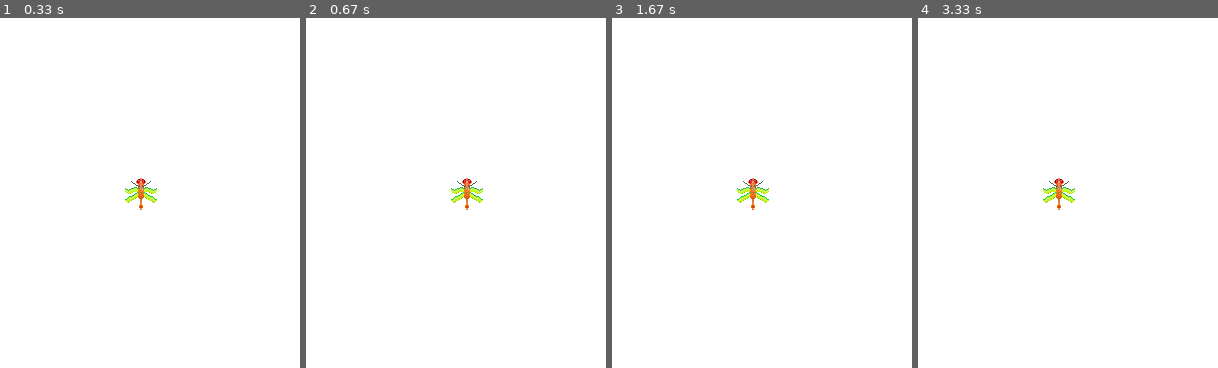
Above: before the commit, frames 1-4 (left to right).
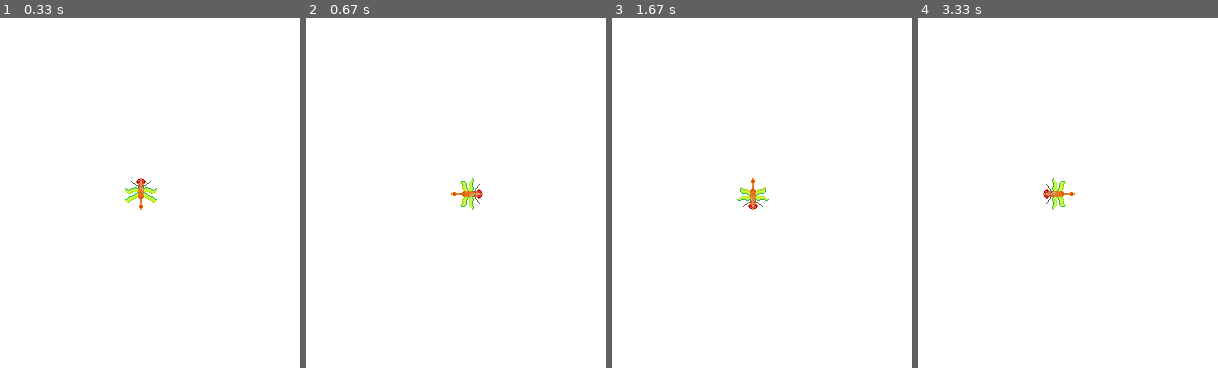
Above: after the commit, the same moments.

Repository: bpurkuti/Acrid-Dragonfly
Game: pygame game, started from testCharacter.py
Two runs of this game, one before a commit and one after it. Both use one fixed random seed, a clock stepped at 60 frames per second and the inputs below.
Inputs:
- Up to frame 1 (0.33 s): no input
- Up to frame 2 (0.67 s): tap D at 0.33 s
- Up to frame 3 (1.67 s): tap A at 0.67 s; tap W at 1 s; tap S at 1.33 s
- Up to frame 4 (3.33 s): tap D at 1.67 s; tap A at 3 s
The pictures show only the part of the screen within x 29-79%, y 36-86%; the shares and areas given below are measured in that part.

Frame 1 is identical in both runs. In frame 2, 0.5% of the frame differs, in the area x 48-59%, y 45-55%; in frame 3, 0.4%; in frame 4, 0.5%.

Commit message:
Added Previous stuff to main file: keep your implementatins here

Diff:
--- a/character.py
+++ b/character.py
@@ -3,10 +3,10 @@
 import os
 
 #loading player sprites
-rightSprite = [pygame.image.load('Game Sprites/up1.png'), pygame.image.load('Game Sprites/up1.png'), pygame.image.load('Game Sprites/up1.png'),pygame.image.load('Game Sprites/up2.png') ]
-leftSprite = [pygame.image.load('up1.png'), pygame.image.load('up1.png'), pygame.image.load('up1.png')]
+rightSprite = [pygame.image.load('Game Sprites/right1.png'), pygame.image.load('Game Sprites/right2.png'), pygame.image.load('Game Sprites/right3.png'),pygame.image.load('Game Sprites/right2.png'),pygame.image.load('Game Sprites/right1.png')]
+leftSprite = [pygame.image.load('Game Sprites/left1.png'), pygame.image.load('Game Sprites/left2.png'), pygame.image.load('Game Sprites/left3.png'),pygame.image.load('Game Sprites/left2.png'),pygame.image.load('Game Sprites/left1.png')]
 upSprite= [pygame.image.load('Game Sprites/up1.png'), pygame.image.load('Game Sprites/up2.png'), pygame.image.load('Game Sprites/up3.png'),pygame.image.load('Game Sprites/up2.png'),pygame.image.load('Game Sprites/up1.png')]
-downSprite= [pygame.image.load('up1.png'), pygame.image.load('up1.png'), pygame.image.load('up1.png')]
+downSprite= [pygame.image.load('Game Sprites/down1.png'), pygame.image.load('Game Sprites/down2.png'), pygame.image.load('Game Sprites/down3.png'),pygame.image.load('Game Sprites/down2.png'),pygame.image.load('Game Sprites/down1.png')]
 stillFrame=pygame.image.load('up1.png')
 
 clock=pygame.time.Clock()
--- a/main.py
+++ b/main.py
@@ -1,37 +1,75 @@
+#import libraries and Objects from different files
 import pygame
+import os
+#ScoreBoard tracks and presents Score in the GameScreen
 from scoreBoard import ScoreBoard
+#The Background for the game, consisting of stars and asteroids
 from imageSpaceBackground import Star, SpaceBackground
+#Character/player class
+from character import player
 
+#initialize game
 pygame.init()
 
-WIN_SPEC = (2000, 1600)
+#Window Size
+(winX, winY) = (800, 600)
 
-running = True
-
-screen = pygame.display.set_mode(WIN_SPEC)
+#Create the window with aboce specs
+screen = pygame.display.set_mode((winX, winY))
+#clock used for fps
 clock = pygame.time.Clock()
 
+#initialzing the Objects
 scoreB = ScoreBoard(100, 100)
 score = 0
 scoreB.setScore(score)
 
 bg = SpaceBackground(screen, 2, 0)
 
+p1= player(300,410,64,64)
+
+running = True
 while running:
-
-    clock.tick(60)
+    #FPS
+    clock.tick(50)
 
     screen.fill((24,24,24))
 
+    #drawing ScoreBoard
     score = score + 1
     scoreB.setScore(score)
     scoreB.draw(screen)
     bg.updateItems()
 
+    #drawing player
+    p1.draw(screen)
+
     for event in pygame.event.get():
         if event.type == pygame.QUIT:
             running = False
 
+        keys= pygame.key.get_pressed()
+        #Escape to exit
+        if keys[pygame.K_ESCAPE]:
+            running = False
+        #PlayerMovements + Boundaries: Right, Left, Up, and Down
+        if p1.x<=winX-p1.width-p1.vel and (keys[pygame.K_d] or p1.keys[pygame.K_RIGHT]):
+            p1.moveRight()
+            print ("R")
+
+        if p1.x>=10 and (keys[pygame.K_a] or p1.keys[pygame.K_LEFT]):
+            p1.moveLeft()
+            print ("L")
+
+        if p1.x>=10 and (keys[pygame.K_w] or p1.keys[pygame.K_UP]):
+            p1.moveUp()
+            print ("U")
+
+        if p1.x>=10 and (keys[pygame.K_s] or p1.keys[pygame.K_DOWN]):
+            p1.moveDown()
+            print ("D")
+
     pygame.display.flip()
 
+
 pygame.quit()
--- a/spaceBackgroundTest.py
+++ b/spaceBackgroundTest.py
@@ -1,5 +1,5 @@
 import pygame
-from spaceBackground import Star, SpaceBackground
+from imageSpaceBackground import Star, SpaceBackground
 from character import player
 import os
 
@@ -13,8 +13,7 @@
 screen = pygame.display.set_mode((winX, winY))
 clock = pygame.time.Clock()
 
-ast = Star(50, 50, 25, 3, (255, 255, 255, 30))
-bg = SpaceBackground(0.5, screen)
+bg = SpaceBackground(screen, 1, 0)
 
 p1= player(300,410,64,64)
 
@@ -23,7 +22,6 @@
     clock.tick(120)
 
     screen.fill((24,24,24))
-    ast.draw(screen)
 
     p1.draw(screen)
 
Renamed: Game sprites/down 1.png -> Game sprites/down1.png
Renamed: Game sprites/down 2.png -> Game sprites/down2.png
Renamed: Game sprites/down 3.png -> Game sprites/down3.png
Renamed: Game sprites/left 1.png -> Game sprites/left1.png
Renamed: Game sprites/left 2.png -> Game sprites/left2.png
Renamed: Game sprites/left 3.png -> Game sprites/left3.png
Renamed: Game sprites/right 1.png -> Game sprites/right1.png
Renamed: Game sprites/right 2.png -> Game sprites/right2.png
Renamed: Game sprites/right 3.png -> Game sprites/right3.png
Renamed: spaceBackground.py -> imageSpaceBackground.py
